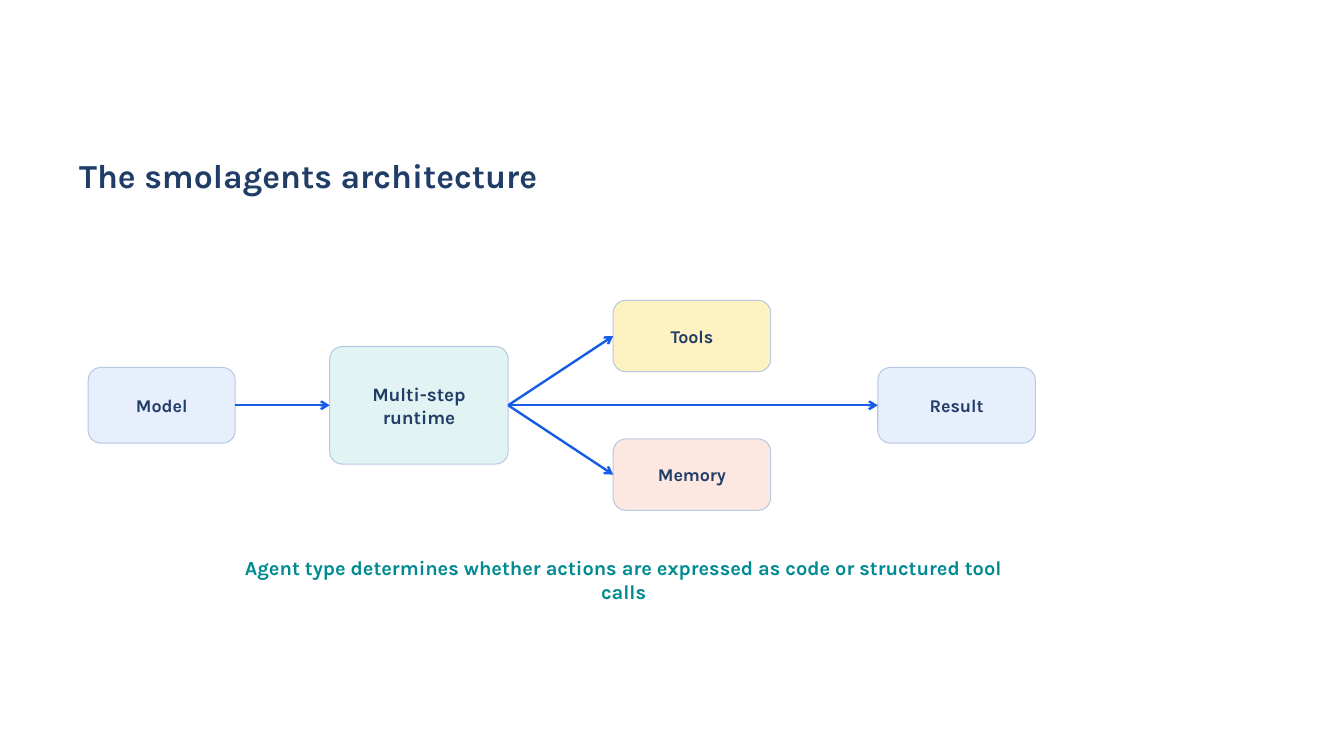
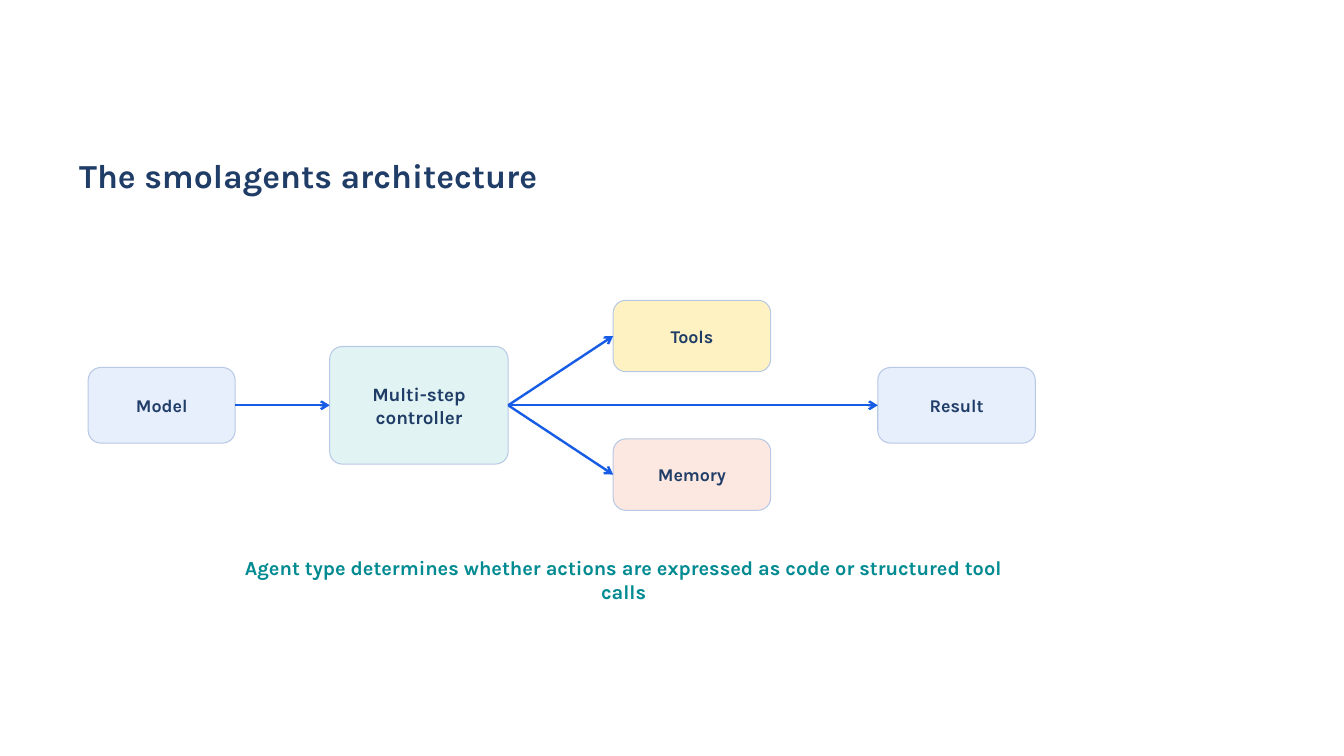
Before and after one commit to acceleratescience/hands-on-agentic-ai, a slide deck: slide 17 of slides/ai-agents.pptx (slide 23 before the commit). Drawn at 1344x756 pixels with LibreOffice and Linux fonts; fonts in the diff are those of the drawing; background and template pictures are left out. Boxes give left, top, right and bottom in pixels: in the first picture for what was removed or moved away, otherwise in the second. Text is boxed around its words. In the diff, an @@ line names an element or a change of style, - is before the commit and + after.

```diff
--- a/slides/ai-agents.pptx
+++ b/slides/ai-agents.pptx
@@ text at box(376, 411, 463, 425): text changed @@
-runtime
+controller
```
Also in this commit, not shown: 4 other slides changed, 8 slides removed.
